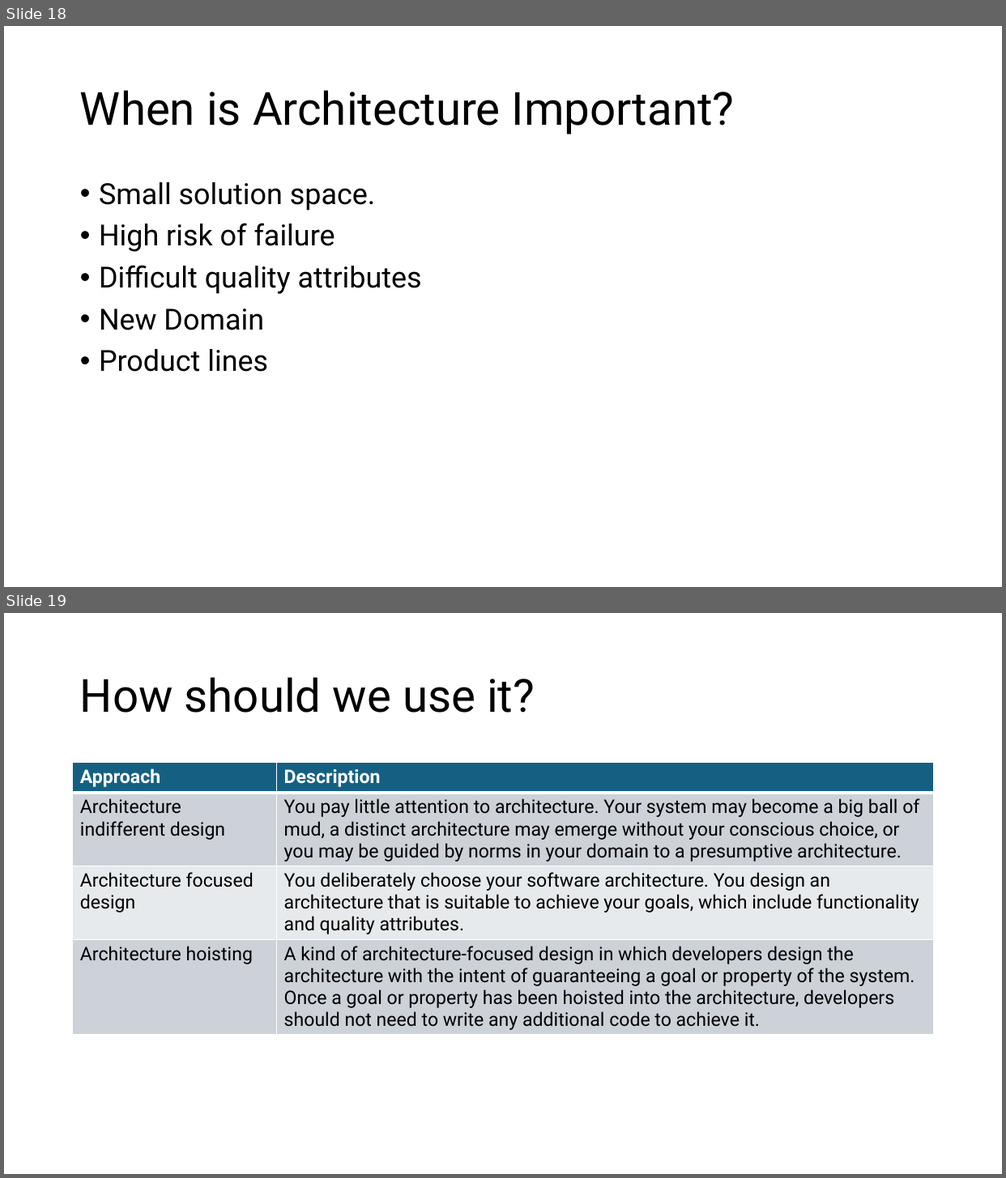
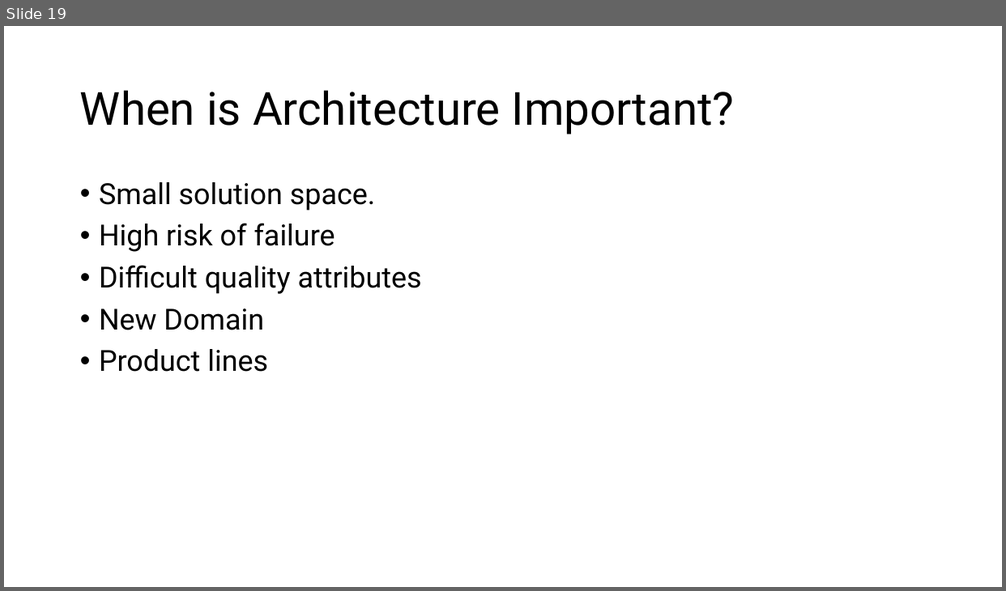
Before and after one commit to aregm/system-design-course, a slide deck: docs/Lecture 1.pptx. Shown one above the other, each under a label of ours: slides 18 and 19 before the commit, slide 19 after it. The pictures are 1006x1178 and 1006x591 pixels, drawn with LibreOffice and Linux fonts; fonts in the diff are those of the drawing. Boxes give left, top, right and bottom in pixels: in the first picture for what was removed or moved away, otherwise in the second. Text is boxed around its words. In the diff, an @@ line names an element or a change of style, - is before the commit and + after.

```diff
--- a/docs/Lecture 1.pptx
+++ b/docs/Lecture 1.pptx
@@ slide 19 removed at bbox=[4, 613, 1002, 1174], background #FFFFFF @@
@@ title removed at bbox=[80, 677, 535, 713] @@
-How should we use it?
@@ table removed at bbox=[73, 763, 934, 1041], 4 rows, 2 columns @@
-Approach | Description
-Architecture indifferent design | You pay little attention to architecture. Your system may become a big ball of mud, a distinct architecture may emerge without your conscious choice, or you may be guided by norms in your domain to a presumptive architecture.
-Architecture focused design | You deliberately choose your software architecture. You design an architecture that is suitable to achieve your goals, which include functionality and quality attributes.
-Architecture hoisting | A kind of architecture-focused design in which developers design the architecture with the intent of guaranteeing a goal or property of the system. Once a goal or property has been hoisted into the architecture, developers should not need to write any additional code to achieve it.
@@ what was slide 18 is now slide 19 @@
```
Also in this commit, not shown: 3 slides changed, 19 slides added.
